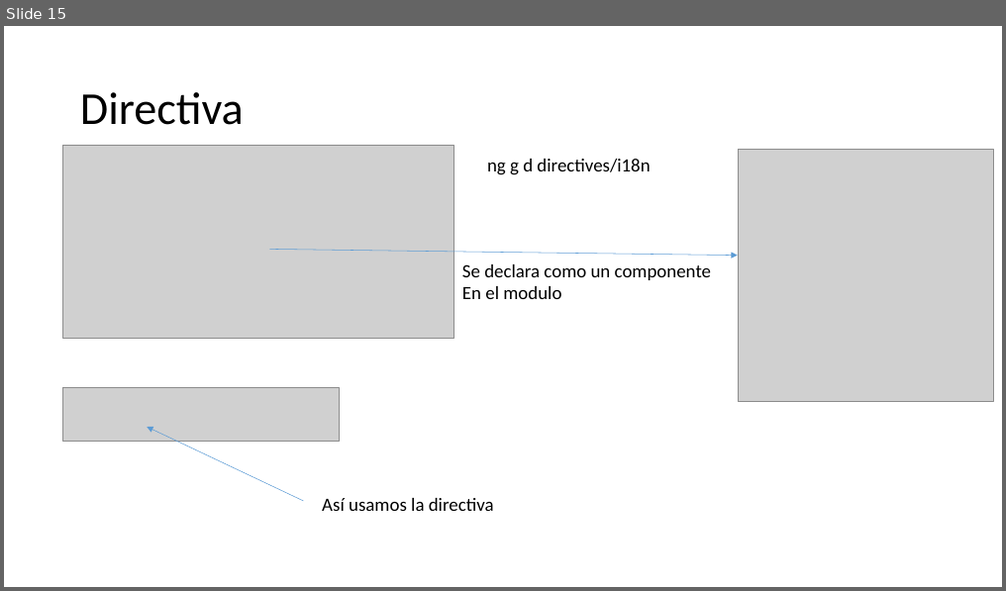
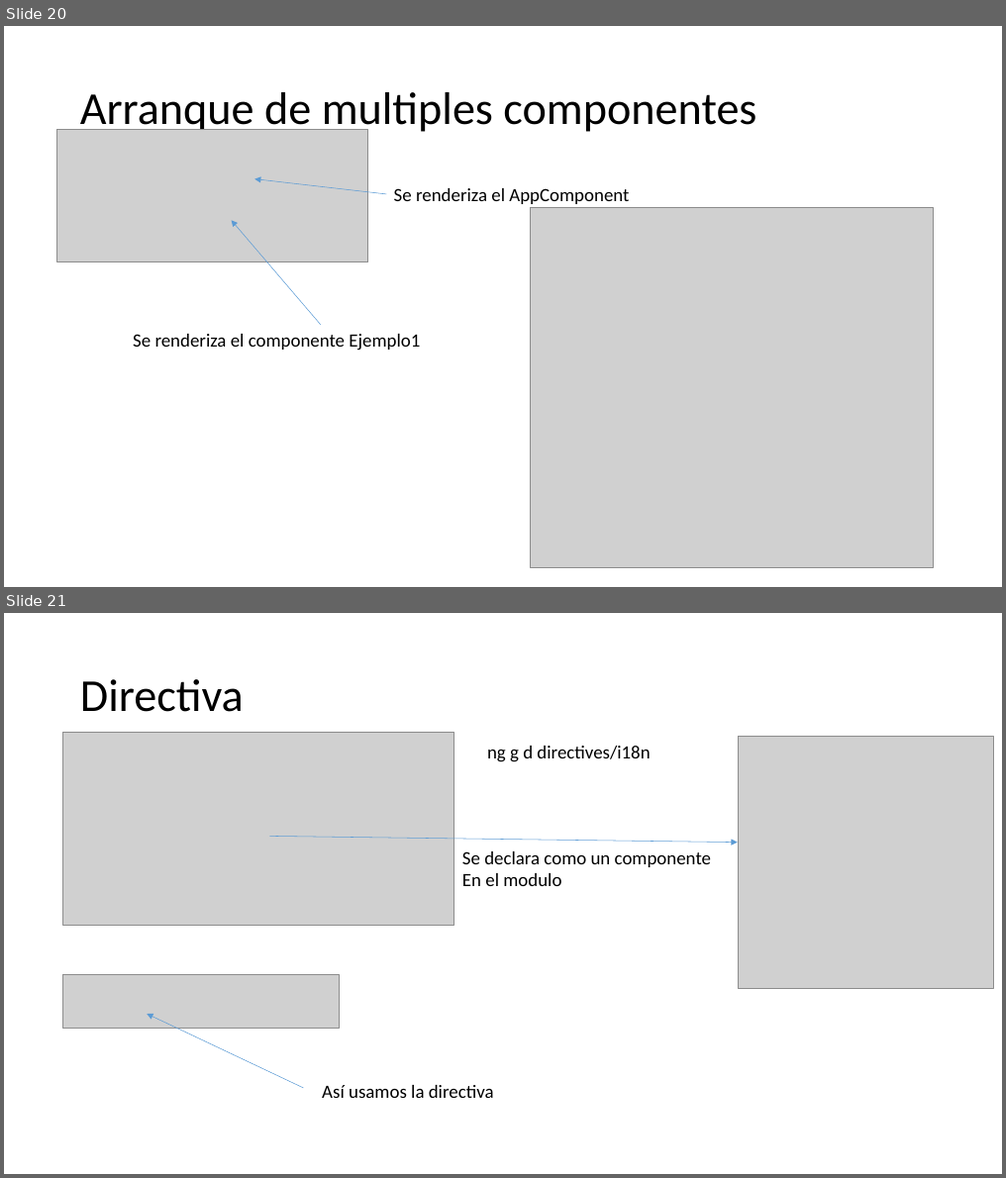
Before and after one commit to Jviejo/frontent, a slide deck: doc/pec3.pptx. Shown one above the other, each under a label of ours: slide 15 before the commit, slides 20 and 21 after it. The pictures are 1006x591 and 1006x1178 pixels, drawn with LibreOffice and Linux fonts; fonts in the diff are those of the drawing; grey boxes stand for pictures. Boxes give left, top, right and bottom in pixels: in the first picture for what was removed or moved away, otherwise in the second. Text is boxed around its words. In the diff, an @@ line names an element or a change of style, - is before the commit and + after.

```diff
--- a/doc/pec3.pptx
+++ b/doc/pec3.pptx
@@ slide 20 added at (x1=4, y1=26, x2=1002, y2=587), background #FFFFFF @@
@@ title added at (x1=80, y1=92, x2=756, y2=136), 44 pt, text #000000 @@
+Arranque de multiples componentes
@@ picture added at (x1=57, y1=130, x2=368, y2=263) @@
@@ arrow added from (386, 194) to (254, 179), #5B9BD5 0.5 pt @@
@@ text added at (x1=394, y1=188, x2=629, y2=204), 18 pt, text #000000 @@
+Se renderiza el AppComponent
@@ arrow added from (321, 325) to (232, 221), #5B9BD5 0.5 pt @@
@@ picture added at (x1=531, y1=208, x2=934, y2=568) @@
@@ text added at (x1=133, y1=334, x2=420, y2=351), 18 pt, text #000000 @@
+Se renderiza el componente Ejemplo1
@@ what was slide 15 is now slide 21 @@
```
Also in this commit, not shown: 5 other slides added, 15 other files.
